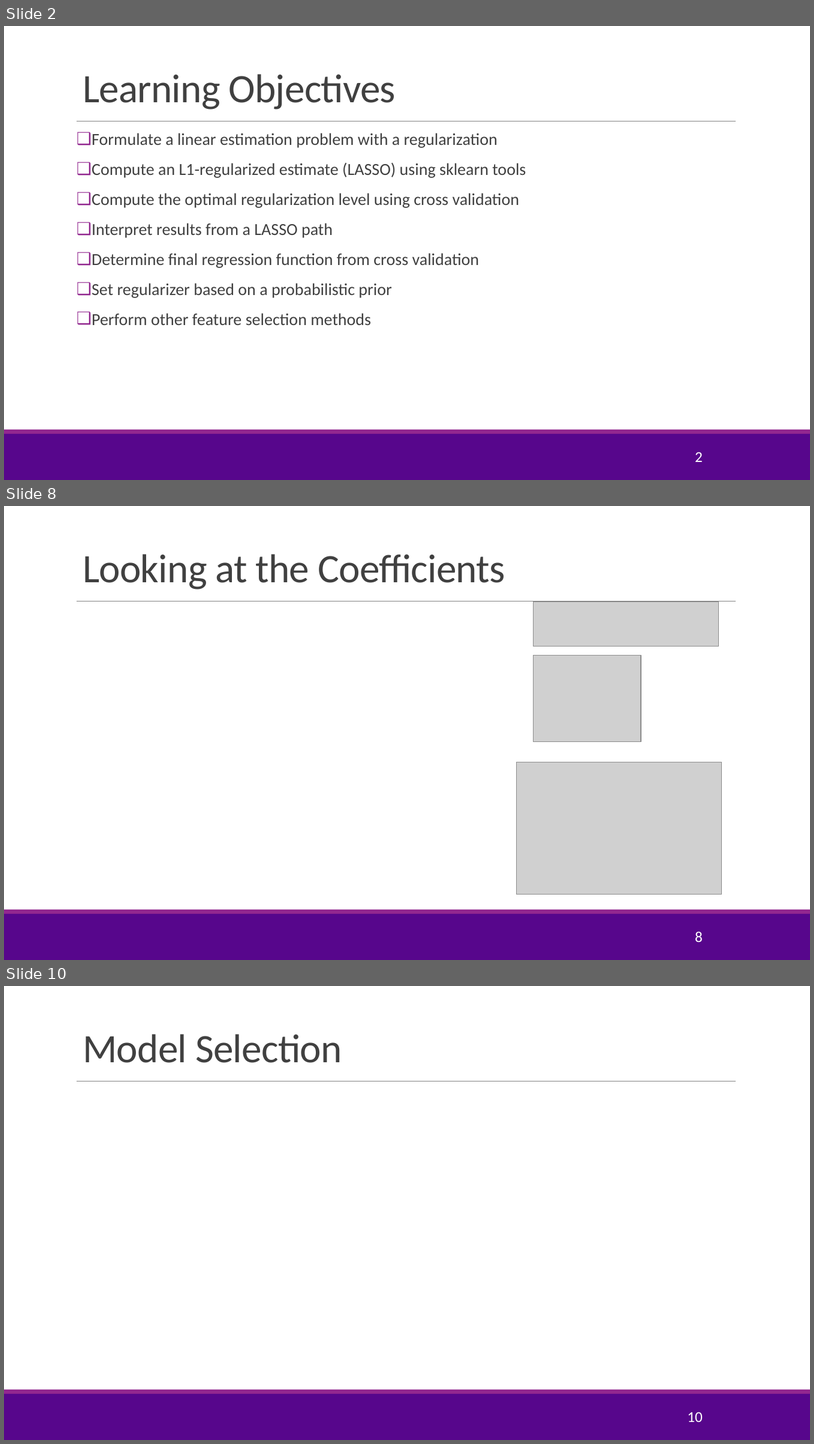
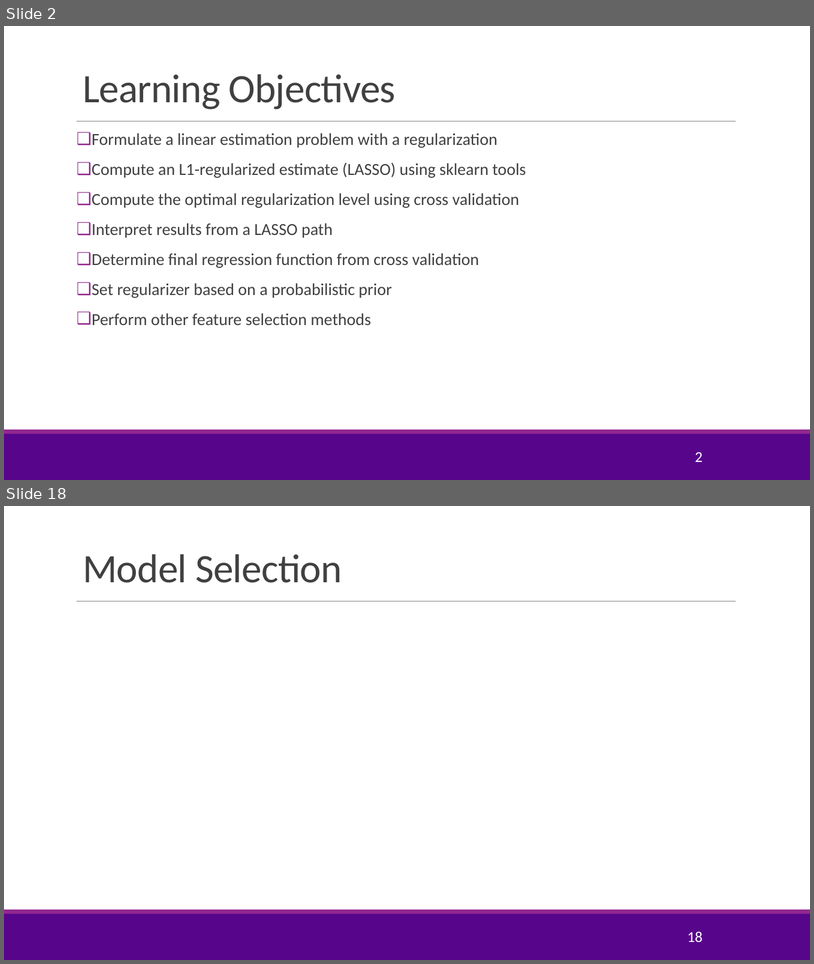
Before and after one commit to sdrangan/introml, a slide deck: lectures/Lect05_Lasso.pptx. Shown one above the other, each under a label of ours: slides 2, 8 and 10 before the commit, slides 2 and 18 after it; the slides between them are not shown. The pictures are 814x1444 and 814x964 pixels, drawn with LibreOffice and Linux fonts; fonts in the diff are those of the drawing; grey boxes stand for pictures; background and template pictures are left out. Boxes give left, top, right and bottom in pixels: in the first picture for what was removed or moved away, otherwise in the second. Text is boxed around its words. In the diff, an @@ line names an element or a change of style, - is before the commit and + after.

```diff
--- a/lectures/Lect05_Lasso.pptx
+++ b/lectures/Lect05_Lasso.pptx
@@ slide 8 removed at [4,506,810,960], background #FFFFFF; not listed: 3 template elements that a slide beside it also shows @@
@@ title removed at [83,554,506,589] @@
-Looking at the Coefficients
@@ picture removed at [534,602,719,646] @@
@@ picture removed at [534,655,642,742] @@
@@ picture removed at [517,762,723,894] @@
@@ page number removed at [695,931,703,942] @@
-8
@@ what was slide 10 is now slide 18 @@
@@ page number at [687,931,703,942]: text changed @@
-10
+18
```
Also in this commit, not shown: 4 slides changed, 12 slides added, 3 other slides removed, 4 other files.
